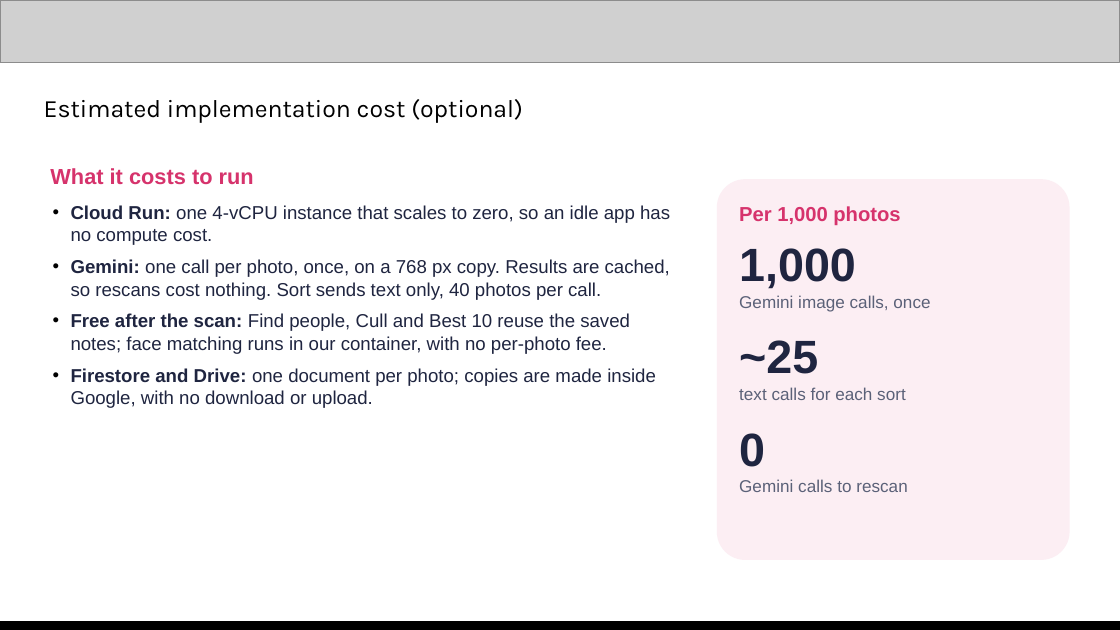
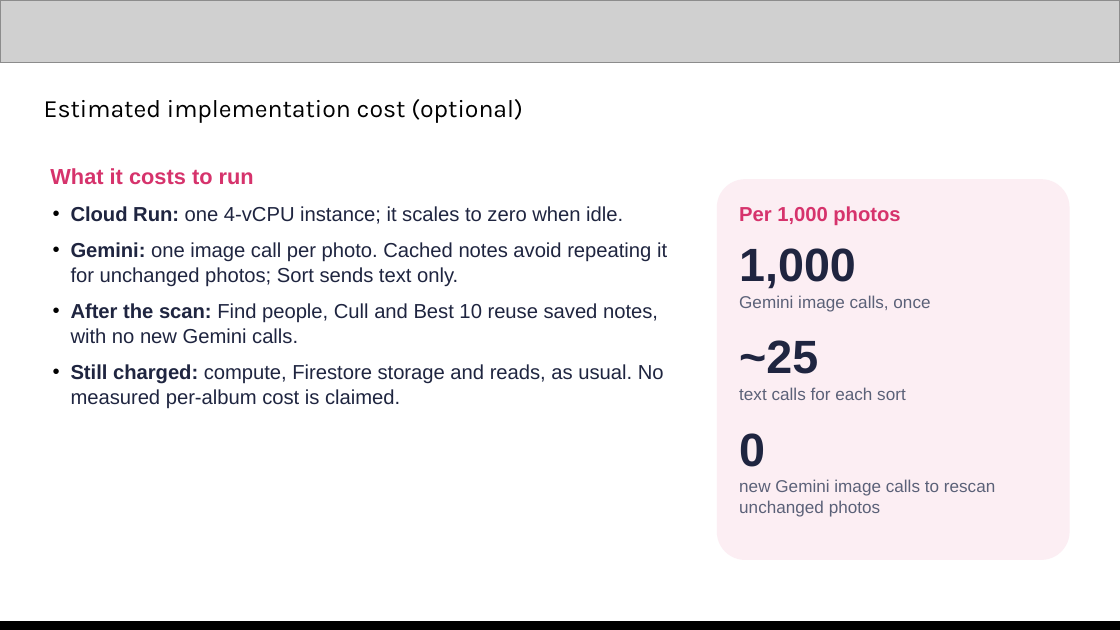
Before and after one commit to Khunapat/facefinder, a slide deck: slide 9 of docs/deck/FaceFinder_deck.pptx. Drawn at 1120x630 pixels with LibreOffice and Linux fonts; fonts in the diff are those of the drawing; grey boxes stand for pictures. Boxes give left, top, right and bottom in pixels: in the first picture for what was removed or moved away, otherwise in the second. Text is boxed around its words. In the diff, an @@ line names an element or a change of style, - is before the commit and + after.

```diff
--- a/docs/deck/FaceFinder_deck.pptx
+++ b/docs/deck/FaceFinder_deck.pptx
@@ text at <box>71,206,667,409</box>: text changed; size 12 to 13 pt @@
-• Cloud Run: one 4-vCPU instance that scales to zero, so an idle app has no compute cost.
-• Gemini: one call per photo, once, on a 768 px copy. Results are cached, so rescans cost nothing. Sort sends text only, 40 photos per call.
-• Free after the scan: Find people, Cull and Best 10 reuse the saved notes; face matching runs in our container, with no per-photo fee.
-• Firestore and Drive: one document per photo; copies are made inside Google, with no download or upload.
+• Cloud Run: one 4-vCPU instance; it scales to zero when idle.
+• Gemini: one image call per photo. Cached notes avoid repeating it for unchanged photos; Sort sends text only.
+• After the scan: Find people, Cull and Best 10 reuse saved notes, with no new Gemini calls.
+• Still charged: compute, Firestore storage and reads, as usual. No measured per-album cost is claimed.
@@ text at <box>739,479,995,517</box>: text changed @@
-Gemini calls to rescan
+new Gemini image calls to rescan unchanged photos
```
Also in this commit, not shown: 10 other slides changed, 9 other files.
